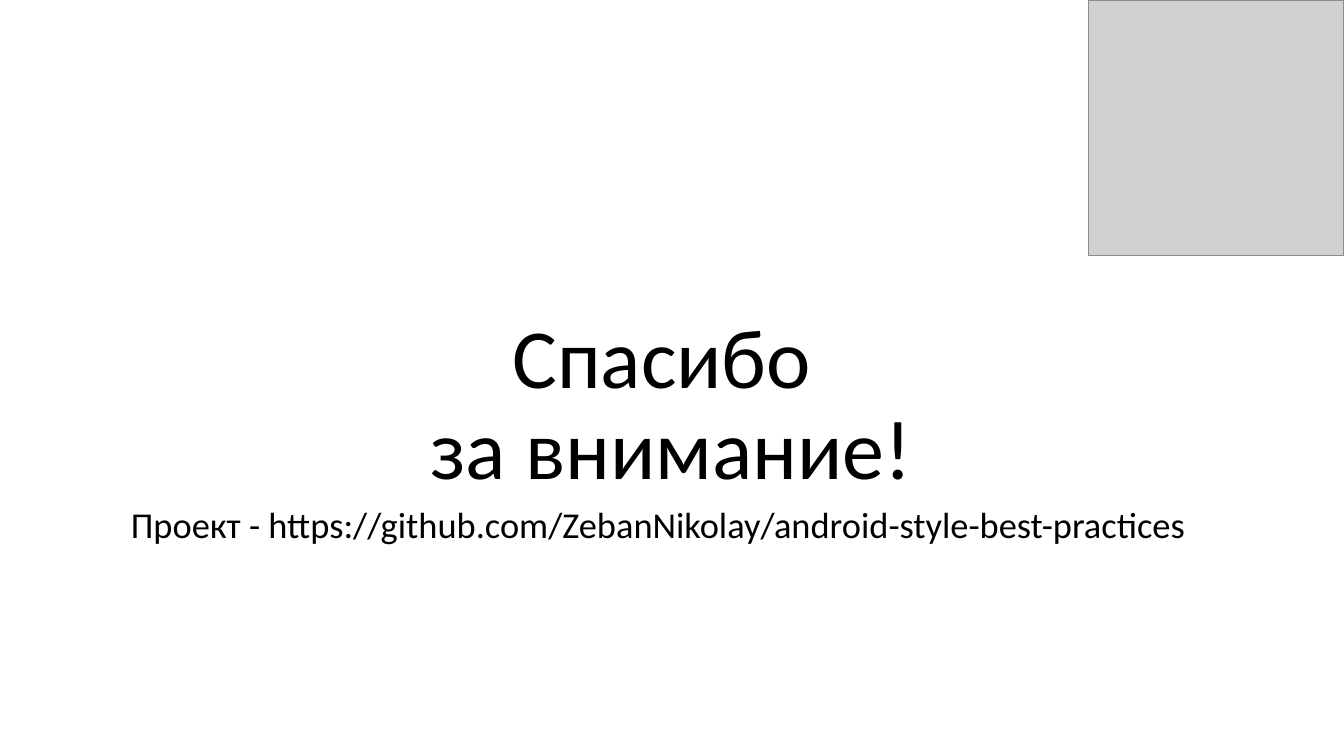
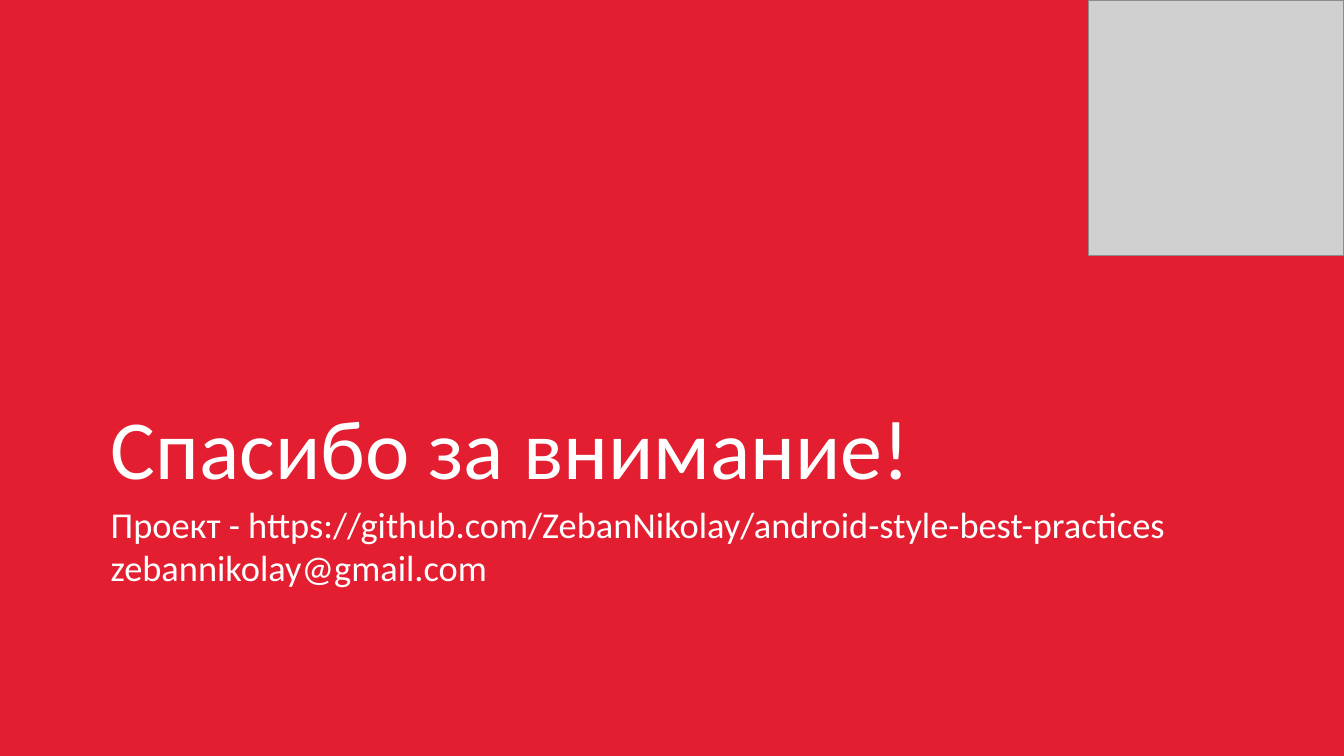
Before and after one commit to ZebanNikolay/android-style-best-practices, a slide deck: slide 31 of Styles and Themes in Android.pptm (slide 29 before the commit). Drawn at 1344x756 pixels with LibreOffice and Linux fonts; fonts in the diff are those of the drawing; grey boxes stand for pictures. Boxes give left, top, right and bottom in pixels: in the first picture for what was removed or moved away, otherwise in the second. Text is boxed around its words. In the diff, an @@ line names an element or a change of style, - is before the commit and + after.

```diff
--- a/Styles and Themes in Android.pptm
+++ b/Styles and Themes in Android.pptm
@@ background #FFFFFF to #E21E30 @@
@@ title "Спасибо за внимание!": place and size @@
-title "Спасибо за внимание!" at [430,331,912,480]
+title "Спасибо за внимание!" at [111,422,910,480]
@@ title "Спасибо за внимание!" at [111,422,910,480]: text colour #000000 to #FFFFFF; alignment centre to left @@
@@ text "Проект - https://github.com/ZebanNikolay/android-style-best- ...": place and size @@
-text "Проект - https://github.com/ZebanNikolay/android-style-best- ..." at [131,512,1184,545]
+text "Проект - https://github.com/ZebanNikolay/android-style-best- ..." at [111,512,1164,588]
@@ text at [111,512,1164,545]: text colour #000000 to #FFFFFF in "Проект - https://github.com/ZebanNikolay/android-style-best- ..." @@
@@ text at [111,555,487,588]: paragraph added @@
+zebannikolay@gmail.com
```
Also in this commit, not shown: 21 other slides changed, 4 slides added, 2 slides removed.
